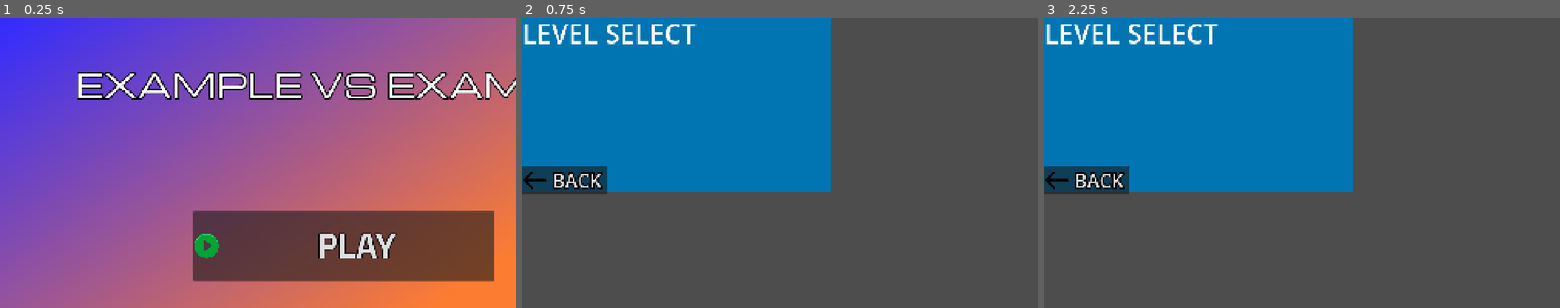
Above: before the commit, frames 1-3 (left to right).
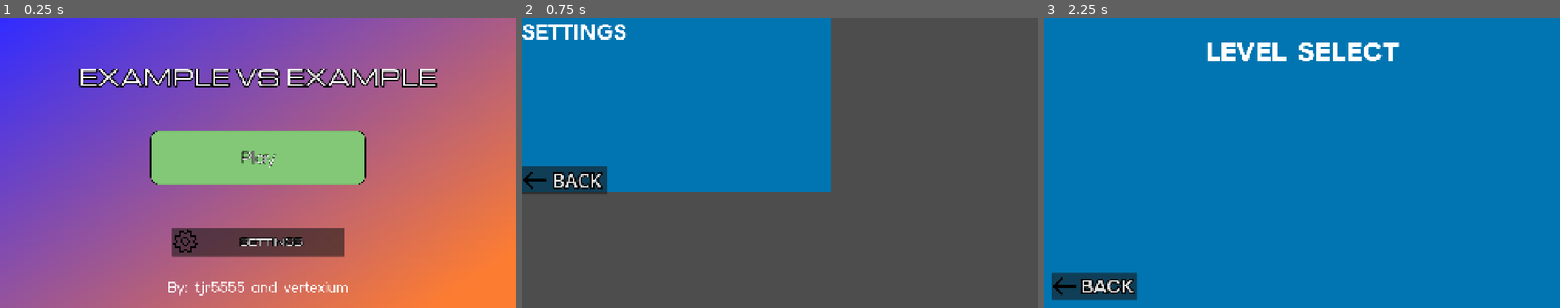
Above: after the commit, the same moments.

Repository: vert-exium/pvzuntitled
Game: Godot game, scene res://scenes/main_menu.tscn
Same seed, same stepped clock (60 frames per second), same inputs: the game is played once before the commit and once after it.
Inputs:
- Up to frame 1 (0.25 s): no input
- Up to frame 2 (0.75 s): click "PLAY" (after the commit: "SETTINGS") at 0.5 s
- Up to frame 3 (2.25 s): click "BACK" at 1.25 s; click "PLAY" (after the commit: "Play") at 2 s

The runs differ from the first frame. In frame 1, 26% of the frame differs, in the area x 15-100%, y 17-96%; in frame 2, 1.2%; in frame 3, 67%, in the area x 0-100%, y 0-100%.

Commit message:
Backend

Diff:
--- a/project.godot
+++ b/project.godot
@@ -14,6 +14,14 @@
 run/main_scene="uid://bnkq1m2v8wnbi"
 config/features=PackedStringArray("4.7", "GL Compatibility")
 config/icon="res://icon.svg"
+
+[autoload]
+
+Global="*uid://0qf3un0h65kx"
+CardDatabase="*uid://cmblpqk6gt1ch"
+LevelManager="*uid://c7ds5or0gf0a7"
+RunState="*uid://dwqgoonpd784m"
+SignalBus="*uid://dyuwv3jg2wlpn"
 
 [display]
 
--- /dev/null
+++ b/scenes/Level.tscn
@@ -0,0 +1,3 @@
+[gd_scene format=3 uid="uid://c41r5tbunaq1i"]
+
+[node name="level" type="Node2D" unique_id=622269324]
--- a/scenes/game.tscn
+++ /dev/null
@@ -1,3 +0,0 @@
-[gd_scene format=3 uid="uid://bkhvcp1w3pjyu"]
-
-[node name="game" type="Node2D" unique_id=759613087]
--- /dev/null
+++ b/scenes/game_ui.tscn
@@ -0,0 +1,3 @@
+[gd_scene format=3 uid="uid://ewxvdstklbsl"]
+
+[node name="GameUI" type="Node2D" unique_id=1275820912]
--- /dev/null
+++ b/scenes/generator.tscn
@@ -0,0 +1,8 @@
+[gd_scene format=3 uid="uid://dgcdcimwhc368"]
+
+[ext_resource type="Script" uid="uid://bdfi33b42hqs" path="res://scripts/generator.gd" id="1_5yxne"]
+
+[node name="generator" type="Area2D" unique_id=796414673]
+script = ExtResource("1_5yxne")
+
+[node name="Timer" type="Timer" parent="." unique_id=553384898]
--- a/scenes/level_select.tscn
+++ b/scenes/level_select.tscn
@@ -1,35 +1,49 @@
 [gd_scene format=3 uid="uid://xsquj3ske6qv"]
 
-[ext_resource type="FontFile" uid="uid://5odi65orw3e2" path="res://fonts/Hey Comic.ttf" id="1_p0wlc"]
+[ext_resource type="FontFile" uid="uid://bdnkrwic58f6h" path="res://fonts/Elms_Sans/static/ElmsSans-Bold.ttf" id="1_rif6e"]
 [ext_resource type="Texture2D" uid="uid://bv5plsb6jrxq0" path="res://images/arrow-left-alt-5ufw09e1z3jbk920li7a28.png" id="2_2epne"]
 [ext_resource type="Script" uid="uid://dy5ceipj7oo6b" path="res://scripts/backButtonLevelSelect.gd" id="3_2epne"]
+[ext_resource type="FontFile" uid="uid://di5wsmuetgqtb" path="res://fonts/Elms_Sans/static/ElmsSans-Black.ttf" id="4_chg43"]
 
 [node name="level_select" type="Node2D" unique_id=1904087363]
 
 [node name="ColorRect" type="ColorRect" parent="." unique_id=1488979302]
-offset_right = 1152.0
-offset_bottom = 649.0
+offset_right = 1920.0
+offset_bottom = 1080.0
 color = Color(7.70092e-07, 0.45780808, 0.69570243, 1)
 
 [node name="Button" type="Button" parent="." unique_id=339343996]
-offset_top = 553.0
-offset_right = 317.0
-offset_bottom = 650.0
+offset_left = 30.0
+offset_top = 950.0
+offset_right = 347.0
+offset_bottom = 1049.0
 theme_override_colors/font_hover_color = Color(0, 1, 0, 1)
 theme_override_colors/font_outline_color = Color(0, 0, 0, 1)
 theme_override_constants/outline_size = 20
-theme_override_fonts/font = ExtResource("1_p0wlc")
+theme_override_fonts/font = ExtResource("1_rif6e")
 theme_override_font_sizes/font_size = 70
 text = "BACK"
 icon = ExtResource("2_2epne")
 script = ExtResource("3_2epne")
 
 [node name="Label" type="Label" parent="." unique_id=1009394684]
-offset_top = -12.0
-offset_right = 1152.0
-offset_bottom = 219.0
-theme_override_fonts/font = ExtResource("1_p0wlc")
+offset_left = 384.0
+offset_top = 60.0
+offset_right = 1536.0
+offset_bottom = 291.0
+theme_override_fonts/font = ExtResource("4_chg43")
 theme_override_font_sizes/font_size = 100
 text = "LEVEL SELECT"
+horizontal_alignment = 1
+
+[node name="horizontalPlaceHold" type="Line2D" parent="." unique_id=1096373750]
+position = Vector2(-20, 0)
+points = PackedVector2Array(-160, 540, 10, 540)
+width = 4.0
+
+[node name="verticalPlaceHold" type="Line2D" parent="." unique_id=1728876403]
+position = Vector2(-20, 0)
+points = PackedVector2Array(980, -120, 980, -20)
+width = 4.0
 
 [connection signal="pressed" from="Button" to="Button" method="_on_pressed"]
--- a/scenes/loadout_select.tscn
+++ b/scenes/loadout_select.tscn
@@ -1,6 +1,6 @@
 [gd_scene format=3 uid="uid://b7owjf65pfhp8"]
 
-[ext_resource type="FontFile" uid="uid://5odi65orw3e2" path="res://fonts/Hey Comic.ttf" id="1_wxt2y"]
+[ext_resource type="FontFile" uid="uid://x8wuqh7oto2o" path="res://fonts/Elms_Sans/static/ElmsSans-Medium.ttf" id="1_wxt2y"]
 [ext_resource type="Texture2D" uid="uid://bv5plsb6jrxq0" path="res://images/arrow-left-alt-5ufw09e1z3jbk920li7a28.png" id="2_djptu"]
 [ext_resource type="Script" uid="uid://cmx524cwuvri2" path="res://scripts/backButtonLoadoutSelect.gd" id="3_73d8u"]
 
--- a/scenes/main_menu.tscn
+++ b/scenes/main_menu.tscn
@@ -1,12 +1,15 @@
 [gd_scene format=3 uid="uid://bnkq1m2v8wnbi"]
 
 [ext_resource type="FontFile" uid="uid://x8wuqh7oto2o" path="res://fonts/Elms_Sans/static/ElmsSans-Medium.ttf" id="1_oa1go"]
-[ext_resource type="Texture2D" uid="uid://ds5m6424gwq8t" path="res://images/images-removebg-preview (2).png" id="2_ekxnf"]
 [ext_resource type="FontFile" uid="uid://xqirkmqc30y3" path="res://fonts/Michroma/Michroma-Regular.ttf" id="2_oa1go"]
-[ext_resource type="FontFile" uid="uid://cprygbe0j1ukl" path="res://fonts/Space_Grotesk/static/SpaceGrotesk-Bold.ttf" id="3_tbmy8"]
+[ext_resource type="Texture2D" uid="uid://bhiadu4e4rbce" path="res://assets/buttons/play/normal.png" id="3_tbmy8"]
 [ext_resource type="Script" uid="uid://dq30415vvp3lm" path="res://scripts/playButton.gd" id="4_8ln24"]
+[ext_resource type="Texture2D" uid="uid://cp3r2ydlacmv5" path="res://assets/buttons/play/clicked.png" id="4_jk1qb"]
 [ext_resource type="Texture2D" uid="uid://bt4igwddbpomu" path="res://images/New Project.png" id="4_wu84c"]
+[ext_resource type="Texture2D" uid="uid://bv5dlmujlcc8a" path="res://assets/buttons/play/hovered.png" id="5_5dd4i"]
+[ext_resource type="BitMap" uid="uid://dy65dntptgx3o" path="res://assets/buttons/play/clickMask.png" id="6_jk1qb"]
 [ext_resource type="Script" uid="uid://dp7gr00yvd4bu" path="res://scripts/settingsButton.gd" id="6_rtw2f"]
+[ext_resource type="FontFile" uid="uid://1m6gkfkxpfcg" path="res://fonts/Elms_Sans/static/ElmsSans-Regular.ttf" id="8_5dd4i"]
 
 [sub_resource type="Gradient" id="Gradient_jk1qb"]
 colors = PackedColorArray(0.19847897, 0.17369759, 0.99999994, 1, 0.9895217, 0.48721766, 0.19509706, 1)
@@ -22,26 +25,25 @@
 offset_bottom = 1080.0
 texture = SubResource("GradientTexture2D_d8fr4")
 
-[node name="by" type="Label" parent="background" unique_id=2095468577]
-layout_mode = 0
-offset_left = 960.0
-offset_top = 1340.0
-offset_right = 1603.0
-offset_bottom = 1417.0
+[node name="creditLabel" type="Label" parent="." unique_id=2095468577]
+offset_left = 623.0
+offset_top = 970.0
+offset_right = 1297.0
+offset_bottom = 1047.0
 theme_override_fonts/font = ExtResource("1_oa1go")
 theme_override_font_sizes/font_size = 52
 text = "By: tjr5555 and vertexium"
 
-[node name="placeholderTitle" type="Label" parent="background" unique_id=940206827]
-layout_mode = 0
-offset_left = 280.0
+[node name="placeholderTitle" type="Label" parent="." unique_id=940206827]
+offset_left = 240.0
 offset_top = 160.0
-offset_right = 2282.0
+offset_right = 1680.0
 offset_bottom = 331.0
 theme_override_constants/outline_size = 20
 theme_override_fonts/font = ExtResource("2_oa1go")
-theme_override_font_sizes/font_size = 120
+theme_override_font_sizes/font_size = 80
 text = "EXAMPLE VS EXAMPLE"
+horizontal_alignment = 1
 
 [node name="VBoxContainer" type="VBoxContainer" parent="." unique_id=643310727]
 offset_left = 249.0
@@ -50,25 +52,34 @@
 offset_bottom = 645.0
 theme_override_constants/separation = 100
 
-[node name="play" type="Button" parent="." unique_id=1804624183]
-offset_left = 720.0
-offset_top = 720.0
-offset_right = 1840.0
-offset_bottom = 980.0
-theme_override_colors/font_hover_color = Color(0, 1, 0, 1)
-theme_override_colors/font_outline_color = Color(0, 0, 0, 1)
-theme_override_constants/outline_size = 17
-theme_override_fonts/font = ExtResource("3_tbmy8")
-theme_override_font_sizes/font_size = 126
-text = "PLAY"
-icon = ExtResource("2_ekxnf")
+[node name="play" type="TextureButton" parent="." unique_id=1427145260]
+offset_left = 560.0
+offset_top = 420.0
+offset_right = 1360.0
+offset_bottom = 620.0
+texture_normal = ExtResource("3_tbmy8")
+texture_pressed = ExtResource("4_jk1qb")
+texture_hover = ExtResource("5_5dd4i")
+texture_click_mask = ExtResource("6_jk1qb")
 script = ExtResource("4_8ln24")
 
+[node name="playLabel" type="Label" parent="play" unique_id=597537865]
+layout_mode = 0
+offset_left = 239.0
+offset_right = 562.0
+offset_bottom = 200.0
+theme_override_constants/outline_size = 6
+theme_override_fonts/font = ExtResource("8_5dd4i")
+theme_override_font_sizes/font_size = 65
+text = "Play"
+horizontal_alignment = 1
+vertical_alignment = 1
+
 [node name="settings" type="Button" parent="." unique_id=618587166]
-offset_left = 960.0
-offset_top = 1080.0
-offset_right = 1603.0
-offset_bottom = 1188.0
+offset_left = 640.0
+offset_top = 780.0
+offset_right = 1283.0
+offset_bottom = 888.0
 theme_override_colors/font_hover_color = Color(0, 1, 0, 1)
 theme_override_colors/font_outline_color = Color(0, 0, 0, 1)
 theme_override_constants/outline_size = 17
@@ -80,12 +91,12 @@
 
 [node name="horizontalPlaceHold" type="Line2D" parent="." unique_id=900633625]
 position = Vector2(-20, 0)
-points = PackedVector2Array(-160, 720, 0, 720)
+points = PackedVector2Array(-160, 540, 10, 540)
 width = 4.0
 
 [node name="verticalPlaceHold" type="Line2D" parent="." unique_id=2059302817]
 position = Vector2(-20, 0)
-points = PackedVector2Array(1300, -160, 1300, -20)
+points = PackedVector2Array(980, -120, 980, -20)
 width = 4.0
 
 [connection signal="pressed" from="play" to="play" method="_on_pressed"]
--- a/scenes/settings_menu.tscn
+++ b/scenes/settings_menu.tscn
@@ -1,8 +1,8 @@
 [gd_scene format=3 uid="uid://divpbukqqgdd6"]
 
-[ext_resource type="FontFile" uid="uid://5odi65orw3e2" path="res://fonts/Hey Comic.ttf" id="1_wswnh"]
 [ext_resource type="Texture2D" uid="uid://bv5plsb6jrxq0" path="res://images/arrow-left-alt-5ufw09e1z3jbk920li7a28.png" id="2_labj1"]
 [ext_resource type="Script" uid="uid://cuxmb71yrb1nr" path="res://scripts/backButtonSettings.gd" id="3_lwwgp"]
+[ext_resource type="FontFile" uid="uid://mt6luuxvugxh" path="res://fonts/Elms_Sans/static/ElmsSans-ExtraBold.ttf" id="3_wswnh"]
 
 [node name="settings_menu" type="Node2D" unique_id=392846876]
 
@@ -18,7 +18,6 @@
 theme_override_colors/font_hover_color = Color(0, 1, 0, 1)
 theme_override_colors/font_outline_color = Color(0, 0, 0, 1)
 theme_override_constants/outline_size = 20
-theme_override_fonts/font = ExtResource("1_wswnh")
 theme_override_font_sizes/font_size = 70
 text = "BACK"
 icon = ExtResource("2_labj1")
@@ -27,7 +26,7 @@
 [node name="placeholderTitle" type="Label" parent="." unique_id=77057010]
 offset_right = 1151.0
 offset_bottom = 122.0
-theme_override_fonts/font = ExtResource("1_wswnh")
+theme_override_fonts/font = ExtResource("3_wswnh")
 theme_override_font_sizes/font_size = 80
 text = "SETTINGS
 "
--- /dev/null
+++ b/scripts/SignalBus.gd
@@ -0,0 +1,13 @@
+extends Node
+
+signal energy_changed(new_amount)
+signal card_cooldown_started(card_id, duration)
+
+signal plant_placed(card_id, grid_pos)
+signal plant_shoveled(grid_pos)
+
+signal wave_started(wave_number)
+signal enemy_spawned(enemy_id, lane_index)
+
+signal game_over
+signal level_won
--- /dev/null
+++ b/scripts/cardDatabase.gd
@@ -0,0 +1,24 @@
+extends Node
+
+# Dictionary containing all cards:
+
+const CARDS = {
+	"generator": {
+		"name": "Generator",
+		"type": "generator",
+		"cost": 50,
+		"cooldown": 10.0,
+		"health": 100,
+		"energy_yield": 25,
+		"tick_rate": 5.0
+	},
+	"shooter": {
+		"name": "Shooter",
+		"type": "shooter",
+		"cost": 100,
+		"cooldown": 15.0,
+		"health": 150,
+		"damage": 20,
+		"fire_rate": 1.5
+	}
+}
--- /dev/null
+++ b/scripts/generator.gd
@@ -0,0 +1,13 @@
+extends Node2D
+
+@onready var timer = $Timer
+
+func _ready() -> void:
+	var stats = CardDatabase.get_card("generator")
+	timer.wait_time = stats["tick_rate"]
+	timer.timeout.connect(_on_timer_timeout)
+	timer.start()
+
+func _on_timer_timeout() -> void:
+	var stats = CardDatabase.get_card("generator")
+	RunState.add_energy(stats["energy_yield"])
--- /dev/null
+++ b/scripts/global.gd
@@ -0,0 +1,3 @@
+extends Node
+
+# Global script:
--- /dev/null
+++ b/scripts/levelManager.gd
@@ -0,0 +1,25 @@
+extends Node
+
+var current_wave: int = 0
+var max_waves: int = 10
+var is_game_active: bool = false
+
+func start_level() -> void:
+	current_wave = 0
+	is_game_active = true
+	_start_next_wave()
+
+func _start_next_wave() -> void:
+	if not is_game_active: return
+
+	current_wave += 1
+	SignalBus.wave_started.emit(current_wave)
+
+	if current_wave > max_waves:
+		is_game_active = false
+		SignalBus.level_won.emit()
+
+func enemy_reached_end() -> void:
+	if is_game_active:
+		is_game_active = false
+		SignalBus.game_over.emit()
--- a/scripts/playButton.gd
+++ b/scripts/playButton.gd
@@ -1,4 +1,4 @@
-extends Button
+extends TextureButton
 
 func _on_pressed() -> void:
 	get_tree().change_scene_to_file("res://scenes/level_select.tscn")
--- /dev/null
+++ b/scripts/runState.gd
@@ -0,0 +1,28 @@
+extends Node
+
+var current_energy: int = 50
+var shovel_cost: int = 5
+
+func _ready() -> void:
+	var passive_timer = Timer.new()
+	passive_timer.wait_time
+	passive_timer.autostart = true
+	passive_timer.timeout.connect(_on_passive_energy_tick)
+	add_child(passive_timer)
+
+func add_energy(amount: int) -> void:
+	current_energy += amount
+	SignalBus.energy_changed.emit(current_energy)
+
+func try_spend_energy(amount: int) -> bool:
+	if current_energy >= amount:
+		current_energy -= amount
+		SignalBus.energy_changed.emit(current_energy)
+		return true
+	return false
+
+func try_use_shovel() -> bool:
+	return try_spend_energy(shovel_cost)
+
+func _on_passive_energy_tick() -> void:
+	add_energy(5)
Binary file added: assets/buttons/play/clickMask.png
Not shown, added: assets/buttons/play/clickMask.png.import
Binary file added: assets/buttons/play/clicked.png
Not shown, added: assets/buttons/play/clicked.png.import
Binary file added: assets/buttons/play/hovered.png
Not shown, added: assets/buttons/play/hovered.png.import
Binary file added: assets/buttons/play/normal.png
Not shown, added: assets/buttons/play/normal.png.import
Not shown, added: assets/kenney_interface-sounds/Audio/back_001.ogg.import
Not shown, added: assets/kenney_interface-sounds/Audio/back_002.ogg.import
Not shown, added: assets/kenney_interface-sounds/Audio/back_003.ogg.import
Not shown, added: assets/kenney_interface-sounds/Audio/back_004.ogg.import
(and 206 more such lines)
